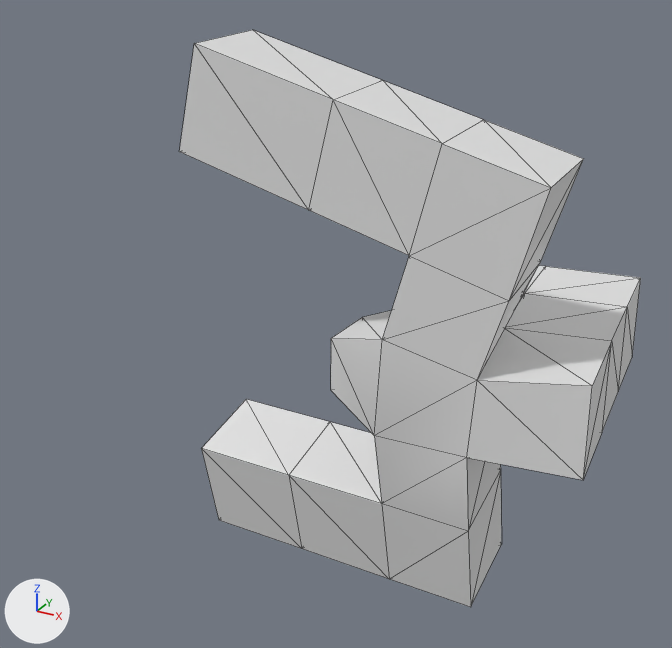
The glTF model res/scorpi.gltf as it was, and as the next commit left it.
Both versions are drawn from a 50 mm camera at (6.33, -15.75, 8.63) aimed at (-1.94, -0.71, 1.11). Arrows for +X, +Y and +Z are at lower left; the lights stay in place. Mesh edges are drawn as thin lines. Vertices at the same position are counted once.
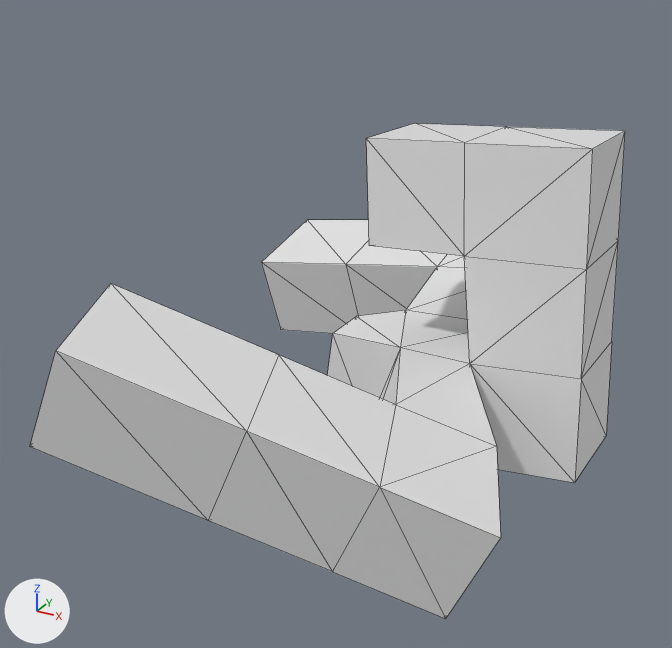
Pixel boxes [x1, y1, x2, y2] of what changed, in the pictures (672 x 648 px; the box of a moved part takes in the faces that stretch with it):
```json
{"object": "Cube", "change": "reshaped, turned", "before": [179, 30, 641, 607], "after": [30, 123, 625, 619]}
{"part": 1, "of": "me_cube", "change": "moved or reshaped", "before": [179, 30, 627, 607], "after": [30, 220, 606, 619]}
```

Scene script edits in JSON lines:
```json
{"block": "me_cube", "where": "# used by ob_cube; location = (0.0, 0.0, 0.0); rotation_euler = (-1.571, 0.0258, -1.571), in degrees (-90, 1.5, -90)"}
{"op": "remove", "block": "me_cube", "code": "me_cube.from_pydata(...)  # 60 vertices, 116 faces; spans x -5.24..1.01, y -6.47..5.48, z -5.82..3.29"}
{"op": "add", "block": "me_cube", "code": "me_cube.from_pydata(...)  # 60 vertices, 116 faces; spans x -5.24..1.83, y -6.9..5.48, z -6.05..3.29"}
{"block": "me_cube", "change": "me_cube part 1: 45 of 60 vertices moved; they spanned x -1.98..1.01, y -6.47..5.48, z -5.82..3.24 and now span x -2.96..1.83, y -6.9..5.48, z -6.05..3.19; mean shift (-0.04, -0.03, 0.16); largest move (-0.98, -4.35, -5.29) -> (-2.96, -4.77, -4.03)"}
{"op": "set", "path": "ob_cube.rotation_euler", "old": "(-1.571, 0.0258, -1.571)", "new": "(0.0, 1.574, 0.0)", "note": "degrees (-90, 1.5, -90) -> degrees (0, 90, 0)"}
```
